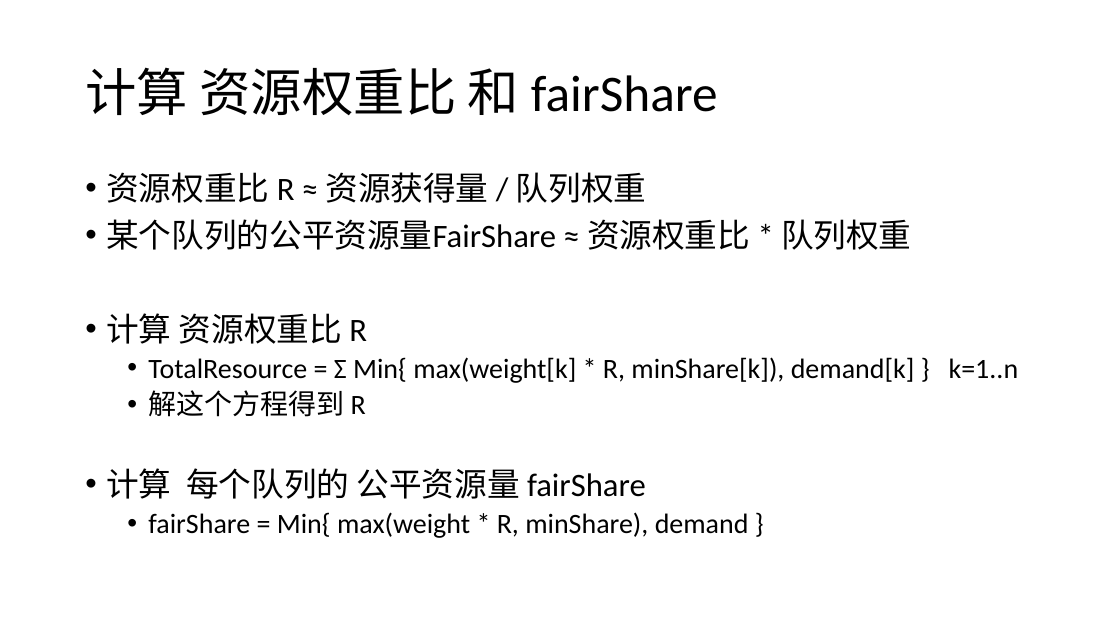
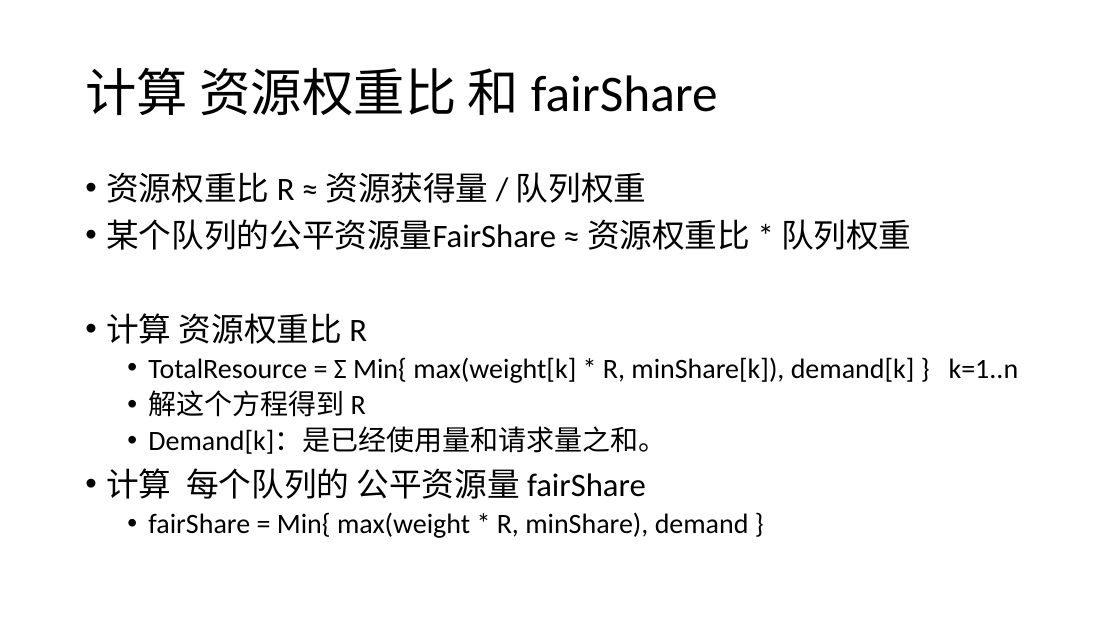
Before and after one commit to loull521/hadoop-yarn-src-read, a slide deck: slide 30 of ppt/Hadoop_2.4.1_YARN_source_code_read.pptx (slide 29 before the commit). Drawn at 1120x630 pixels with LibreOffice and Linux fonts; fonts in the diff are those of the drawing. Boxes give left, top, right and bottom in pixels: in the first picture for what was removed or moved away, otherwise in the second. Text is boxed around its words. In the diff, an @@ line names an element or a change of style, - is before the commit and + after.

```diff
--- a/ppt/Hadoop_2.4.1_YARN_source_code_read.pptx
+++ b/ppt/Hadoop_2.4.1_YARN_source_code_read.pptx
@@ text at [148,427,666,454]: paragraph added @@
+  • Demand[k]：是已经使用量和请求量之和。
```
Also in this commit, not shown: 16 other slides changed, 4 slides added, 1 slide removed, 5 other files.
